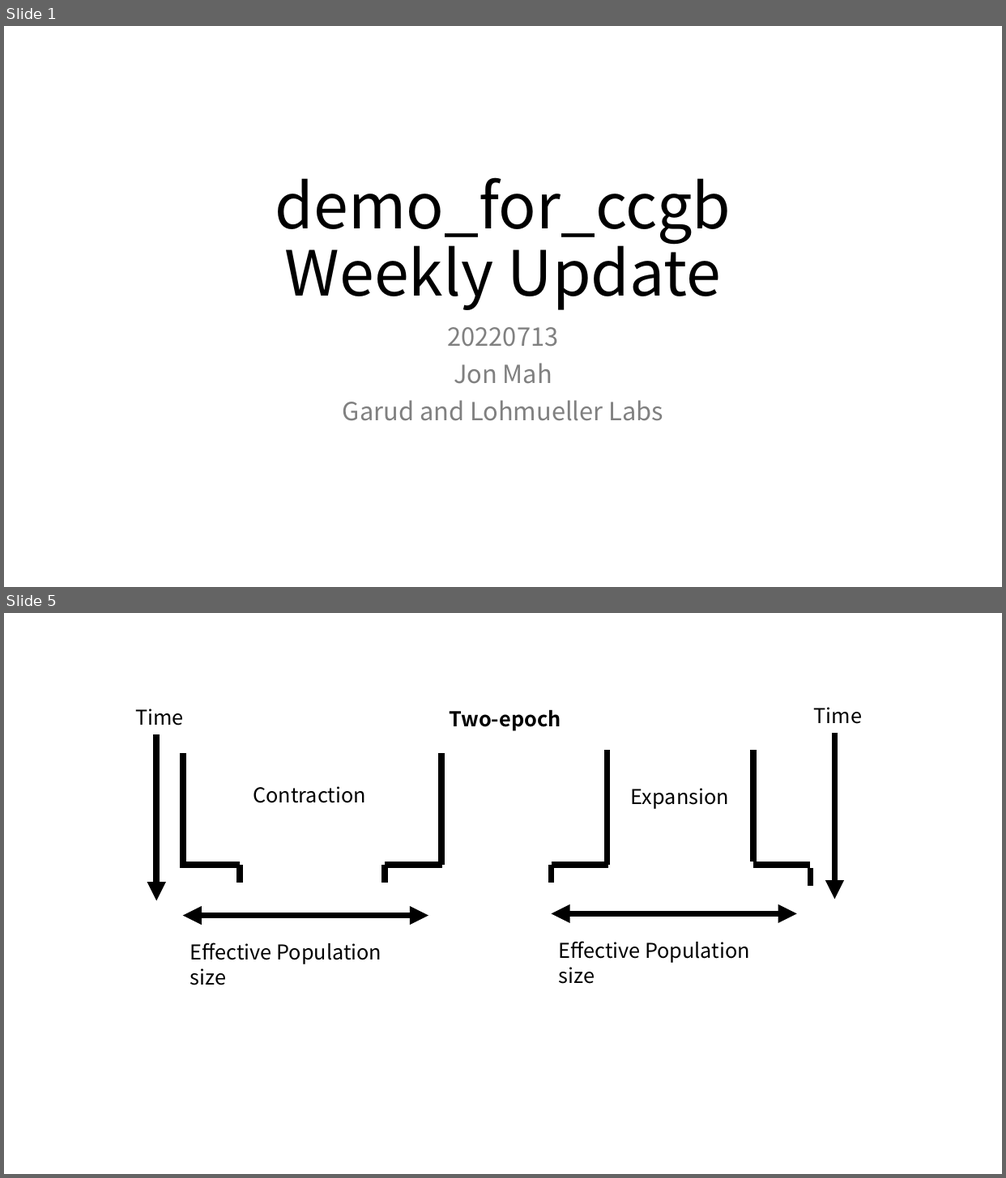
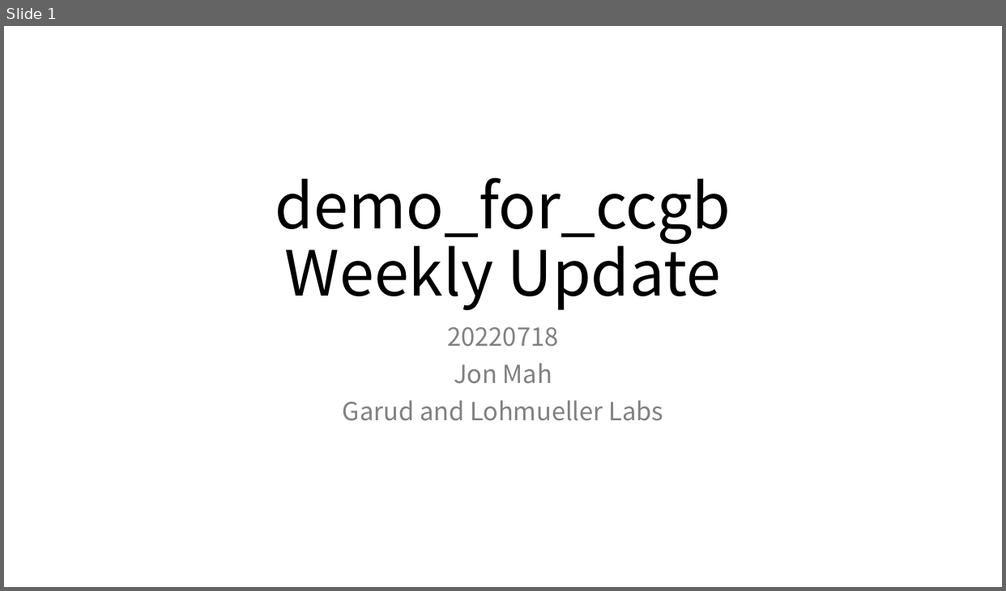
Before and after one commit to jon-mah/demo_for_ccgb, a slide deck: Summary/20220713_microbiome_demographic_slides.pptx. Shown one above the other, each under a label of ours: slides 1 and 5 before the commit, slide 1 after it; the slides between them are not shown. The pictures are 1006x1178 and 1006x591 pixels, drawn with LibreOffice and Linux fonts; fonts in the diff are those of the drawing. Boxes give left, top, right and bottom in pixels: in the first picture for what was removed or moved away, otherwise in the second. Text is boxed around its words. In the diff, an @@ line names an element or a change of style, - is before the commit and + after.

```diff
--- a/Summary/20220713_microbiome_demographic_slides.pptx
+++ b/Summary/20220713_microbiome_demographic_slides.pptx
@@ slide 5 removed at <box>4,613,1002,1174</box>, background #FFFFFF @@
@@ text removed at <box>136,709,184,726</box> @@
-Time
@@ text removed at <box>450,709,561,731</box> @@
-Two-epoch
@@ text removed at <box>814,707,862,724</box> @@
-Time
@@ arrow removed from (835, 733) to (835, 899) @@
@@ arrow removed from (157, 735) to (157, 901) @@
@@ group removed at <box>183,754,442,884</box>: 6 lines @@
@@ group removed at <box>552,750,810,886</box>: 6 lines @@
@@ text removed at <box>253,786,366,803</box> @@
-Contraction
@@ text removed at <box>631,788,729,809</box> @@
-Expansion
@@ double arrow removed from (183, 915) to (428, 915) @@
@@ double arrow removed from (552, 914) to (797, 914) @@
@@ text removed at <box>190,943,381,986</box> @@
-Effective Population size
@@ text removed at <box>559,941,750,984</box> @@
-Effective Population size
@@ slide 1 changed as well @@
@@ subtitle at <box>448,327,559,347</box>: text changed @@
-20220713
+20220718
```
Also in this commit, not shown: 1 other slide changed, 8 slides added, 7 other slides removed, 14 other files.
